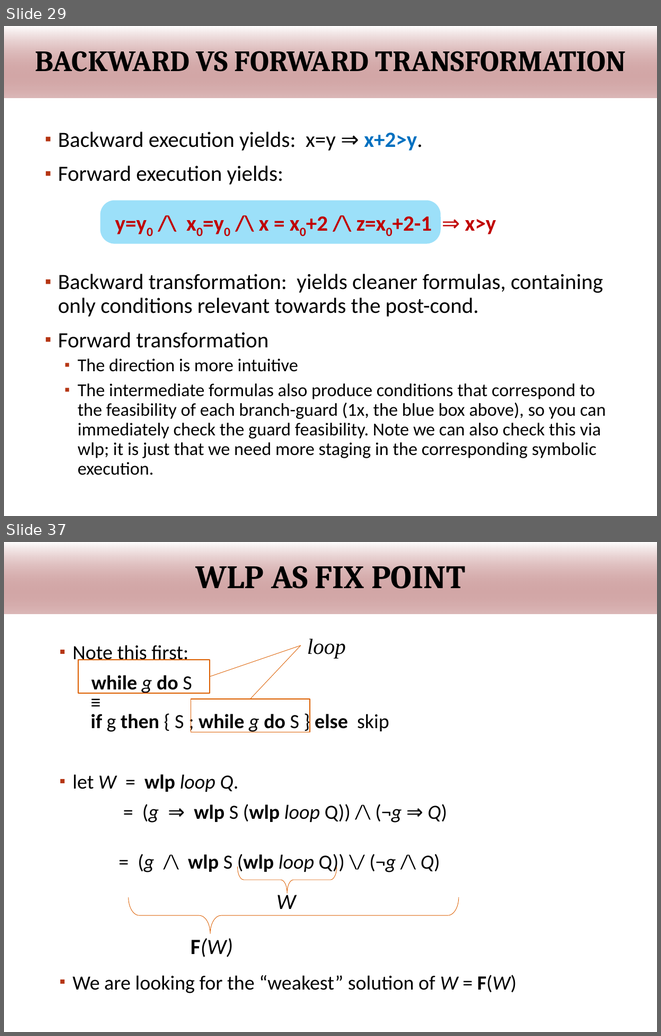
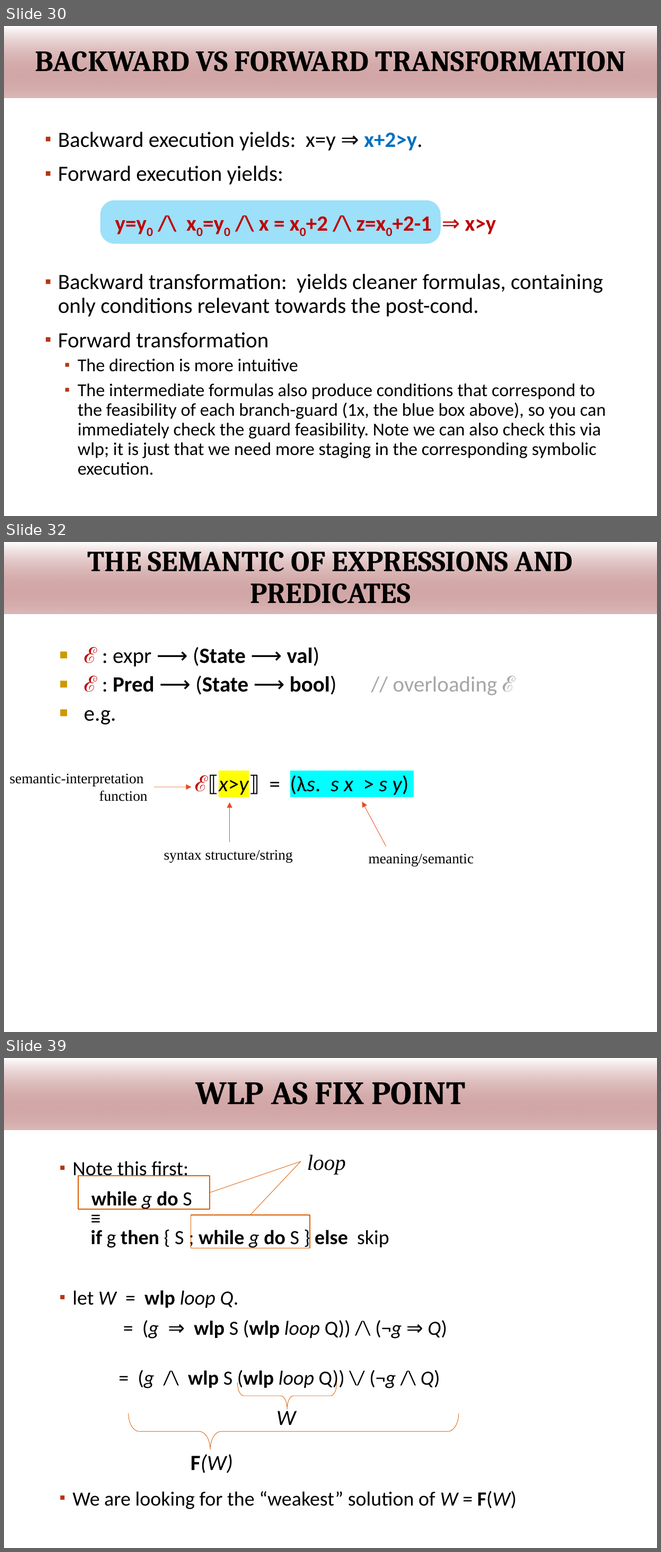
Before and after one commit to wooshrow/infopv, a slide deck: slides/PV_hoare.pptx. Shown one above the other, each under a label of ours: slides 29 and 37 before the commit, slides 30, 32 and 39 after it; the slides between them are not shown. The pictures are 661x1036 and 661x1552 pixels, drawn with LibreOffice and Linux fonts; fonts in the diff are those of the drawing; background and template pictures are left out. Boxes give left, top, right and bottom in pixels: in the first picture for what was removed or moved away, otherwise in the second. Text is boxed around its words. In the diff, an @@ line names an element or a change of style, - is before the commit and + after.

```diff
--- a/slides/PV_hoare.pptx
+++ b/slides/PV_hoare.pptx
@@ slide 32 added at bbox=[4, 542, 657, 1032], background #FFFFFF; not listed: 1 template element that a slide beside it also shows @@
@@ title added at bbox=[4, 542, 657, 614], fill gradient #FFFFFF to #7F0000, 32 pt, text #000000, bold @@
+THE SEMANTIC OF EXPRESSIONS AND PREDICATES
@@ text added at bbox=[84, 647, 515, 797], 24 pt, text #000000 @@
+■ ℰ : expr ⟶ (State ⟶ val)
+■ ℰ : Pred ⟶ (State ⟶ bool) // overloading ℰ
+■ e.g.
+  ℰ⟦x>y⟧ = (λs. s x > s y)
@@ text added at bbox=[10, 774, 148, 801], 16 pt, text #000000 @@
+semantic-interpretation
+function
@@ arrow added from (154, 787) to (192, 787), #E84C22 0.5 pt @@
@@ arrow added from (230, 841) to (230, 802), #E84C22 0.5 pt @@
@@ arrow added from (386, 846) to (362, 801), #E84C22 0.5 pt @@
@@ text added at bbox=[164, 850, 293, 862], 16 pt, text #000000 @@
+syntax structure/string
@@ text added at bbox=[369, 854, 474, 866], 16 pt, text #000000 @@
+meaning/semantic
@@ page number added at bbox=[610, 990, 645, 1016], 11 pt, text #FFFFFF, bold @@
+32
@@ what was slide 29 is now slide 30 @@
@@ what was slide 37 is now slide 39 @@
```
Also in this commit, not shown: 11 slides changed, 2 other slides added, 2 other files.
